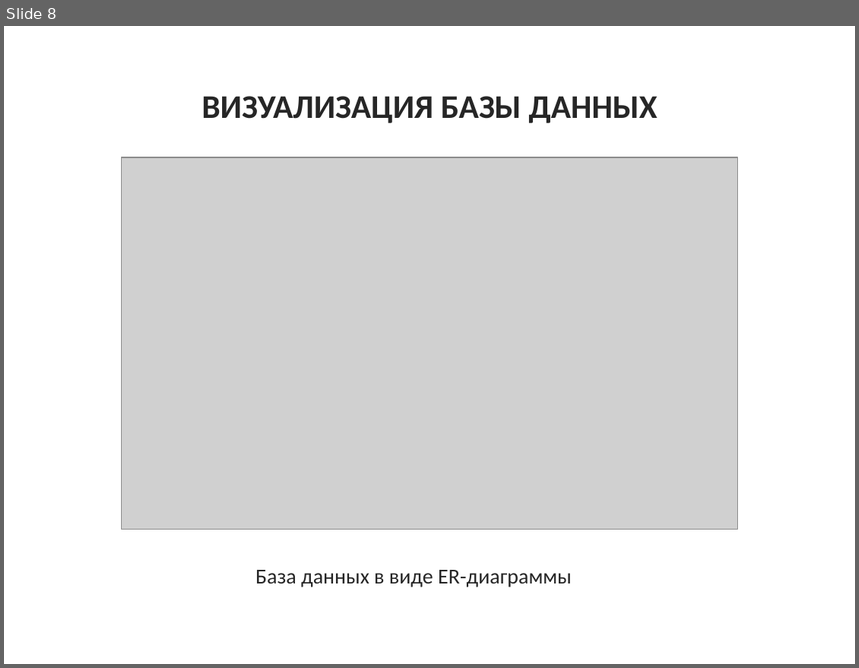
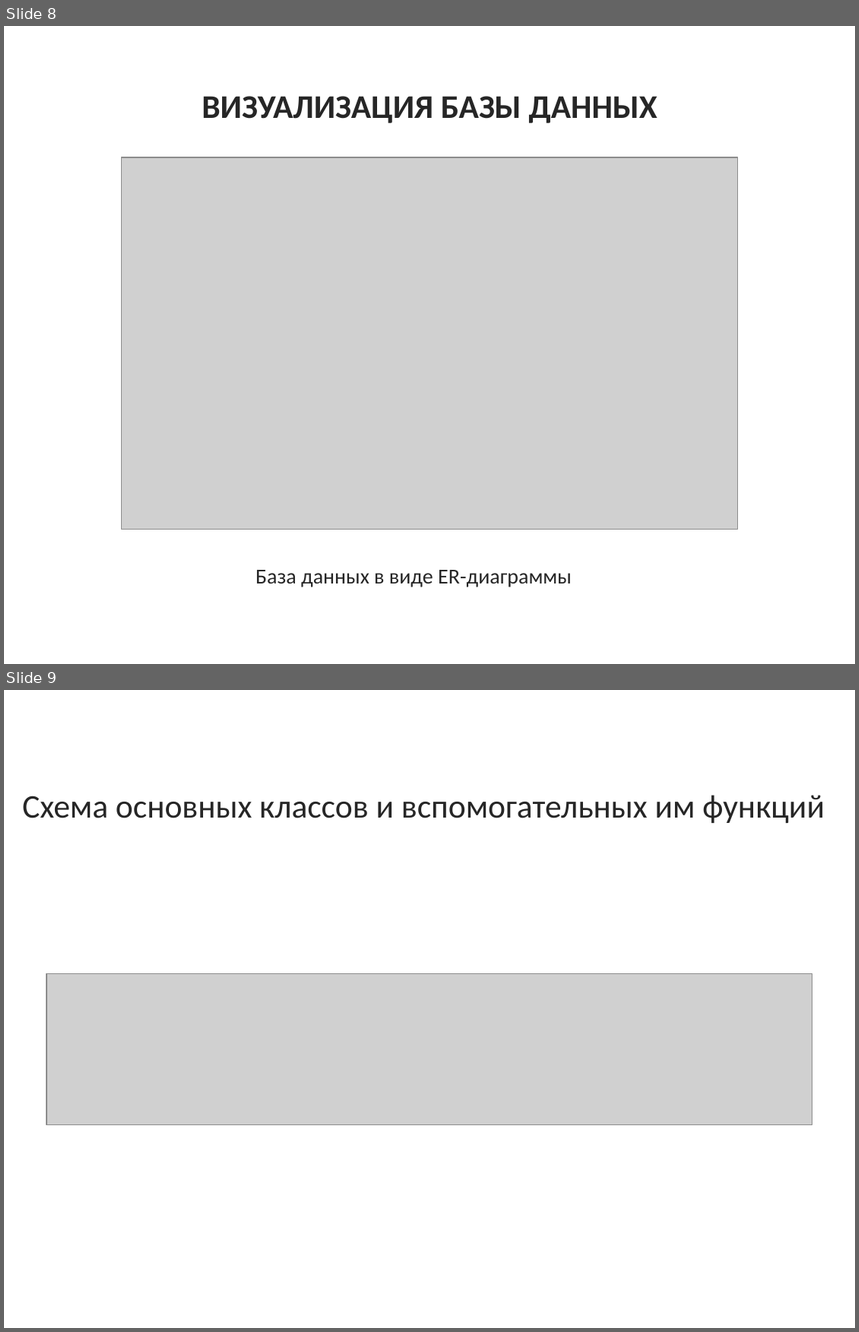
Before and after one commit to Artpukh/pygame-project, a slide deck: data/Презентация.pptx. Shown one above the other, each under a label of ours: slide 8 before the commit, slides 8 and 9 after it. The pictures are 859x668 and 859x1332 pixels, drawn with LibreOffice and Linux fonts; fonts in the diff are those of the drawing; grey boxes stand for pictures. Boxes give left, top, right and bottom in pixels: in the first picture for what was removed or moved away, otherwise in the second. Text is boxed around its words. In the diff, an @@ line names an element or a change of style, - is before the commit and + after.

```diff
--- a/data/Презентация.pptx
+++ b/data/Презентация.pptx
@@ slide 9 added at [4, 690, 855, 1328], background #FFFFFF @@
@@ text added at [22, 795, 825, 823], 28 pt, text #262626 @@
+Схема основных классов и вспомогательных им функций
@@ picture added at [47, 974, 813, 1125] @@
```
Also in this commit, not shown: 1 slide changed, 2 other slides added, 4 other files.
